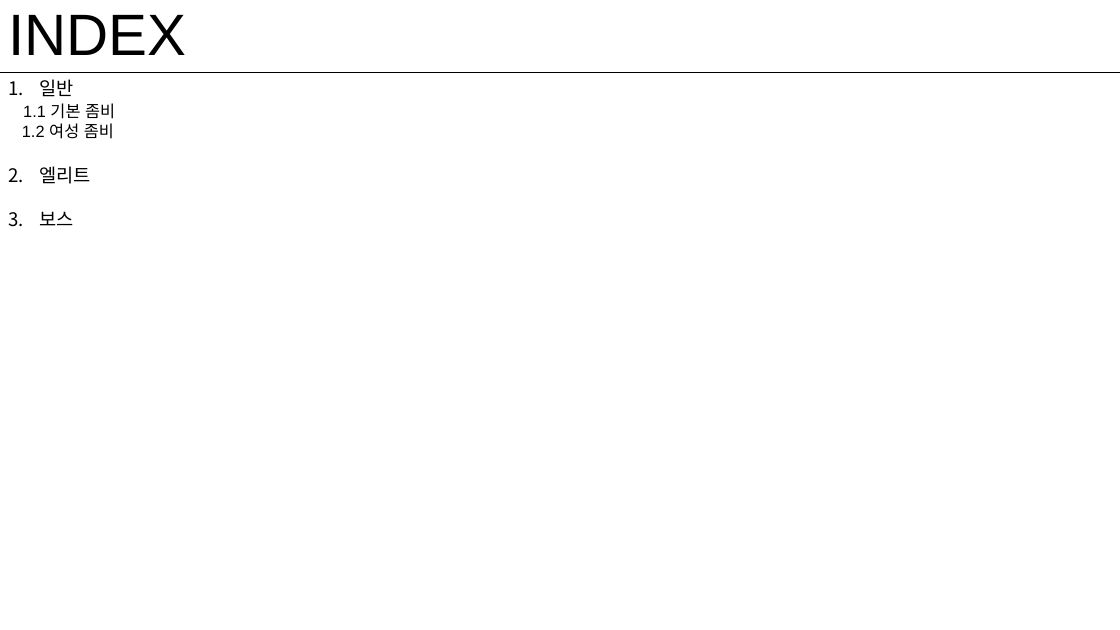
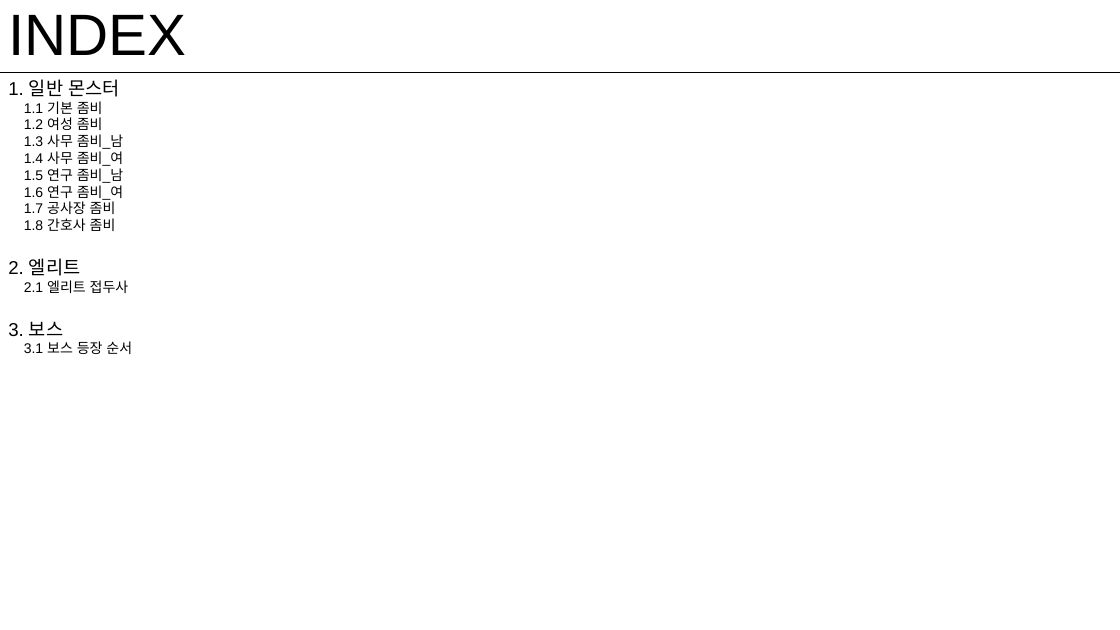
Before and after one commit to gitgiung/SBSAcademy_Team01, a slide deck: slide 2 of Zomso_Monster_기획서.pptx. Drawn at 1120x630 pixels with LibreOffice and Linux fonts; fonts in the diff are those of the drawing. Boxes give left, top, right and bottom in pixels: in the first picture for what was removed or moved away, otherwise in the second. Text is boxed around its words. In the diff, an @@ line names an element or a change of style, - is before the commit and + after.

```diff
--- a/Zomso_Monster_기획서.pptx
+++ b/Zomso_Monster_기획서.pptx
@@ text at box(8, 79, 119, 97): text changed @@
-1. 일반
+1. 일반 몬스터
@@ text at box(24, 101, 103, 130): size 14 to 12 pt in "1.1 기본 좀비", "1.2 여성 좀비" @@
@@ text at box(8, 134, 132, 354): text changed; size 16 to 12 pt @@
-1. 엘리트
-2. 보스
+1.3 사무 좀비_남
+1.4 사무 좀비_여
+1.5 연구 좀비_남
+1.6 연구 좀비_여
+1.7 공사장 좀비
+1.8 간호사 좀비
+2. 엘리트
+2.1 엘리트 접두사
+3. 보스
+3.1 보스 등장 순서
```
Also in this commit, not shown: 4 other slides changed, 9 slides added, 2 slides removed, 2 other files.
